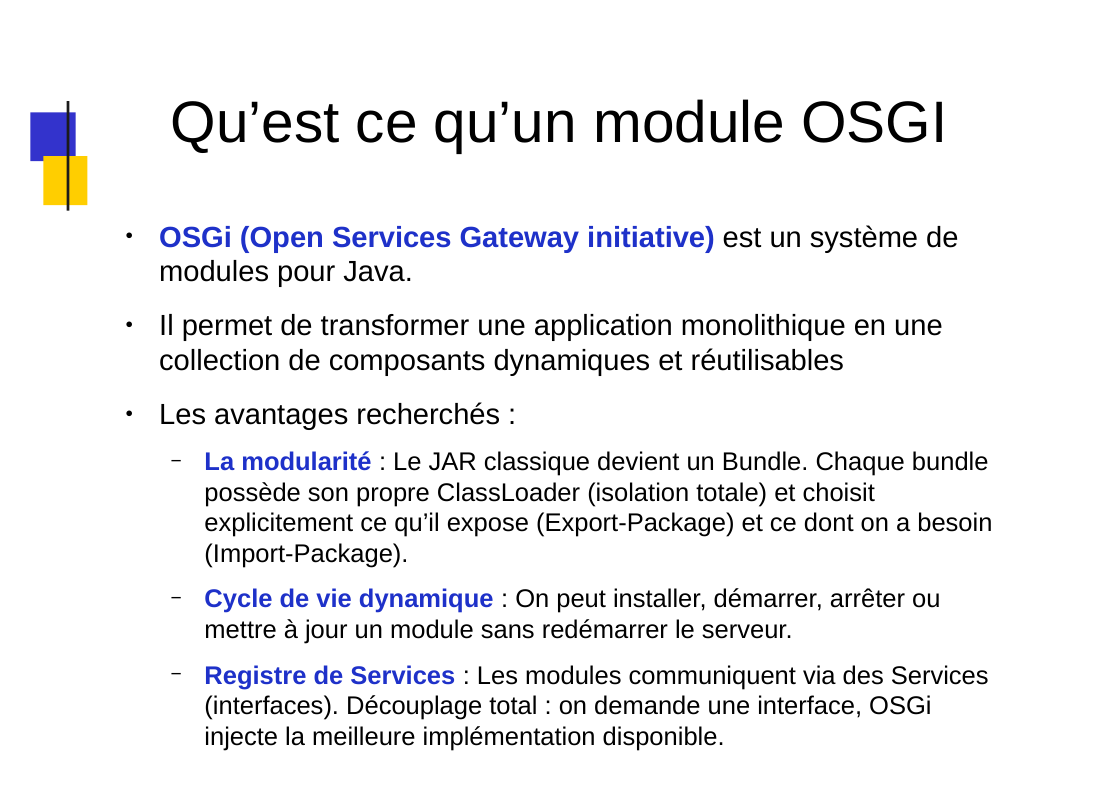
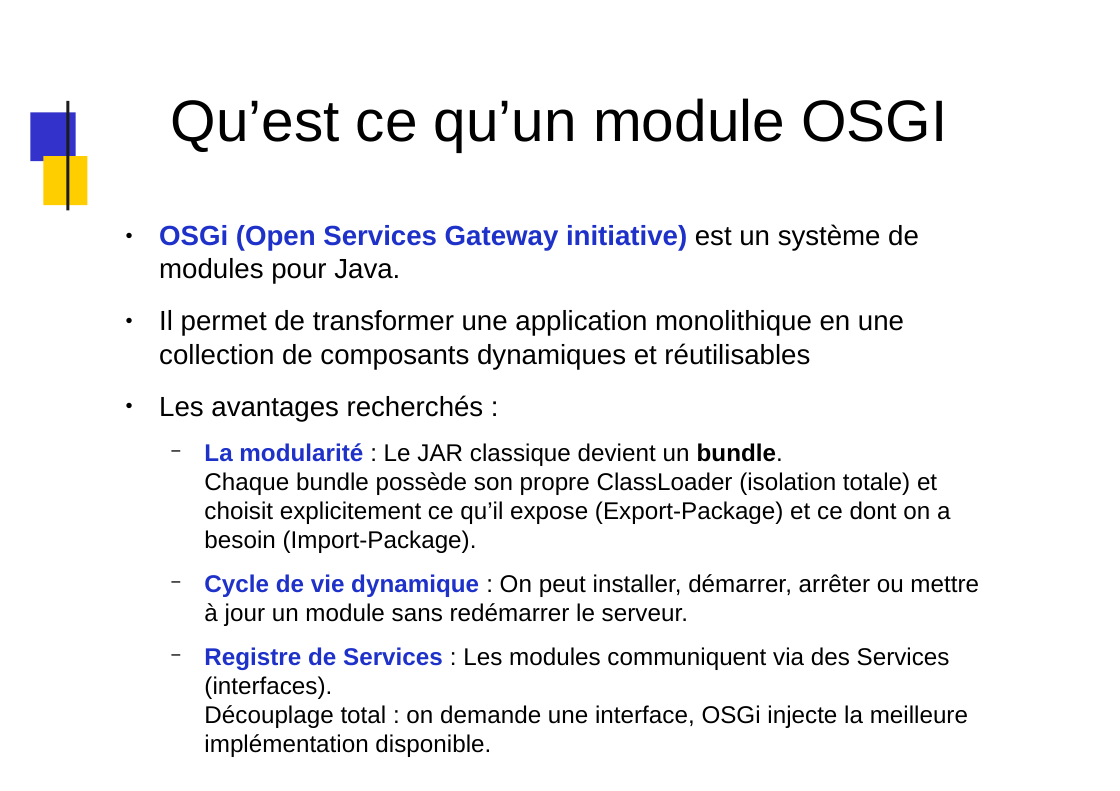
Before and after one commit to dthibau/liferay, a slide deck: slide 90 of Lrd7.pptx (slide 87 before the commit). Drawn at 1120x791 pixels with LibreOffice and Linux fonts; fonts in the diff are those of the drawing; background and template pictures are left out. Boxes give left, top, right and bottom in pixels: in the first picture for what was removed or moved away, otherwise in the second. Text is boxed around its words. In the diff, an @@ line names an element or a change of style, - is before the commit and + after.

```diff
--- a/Lrd7.pptx
+++ b/Lrd7.pptx
@@ text at (x1=159, y1=224, x2=979, y2=757): size 21.9 to 20.8 pt in "OSGi (Open Services Gateway initiative) est un ...", "Il permet de transformer une application monolithique ...", "Les avantages recherchés :"; size 19.1 to 18.2 pt in "Cycle de vie dynamique : On peut ...", "Registre de Services : Les modules communiquent ..." @@
@@ text at (x1=204, y1=443, x2=950, y2=553): text changed; size 19.1 to 18.2 pt @@
-  − La modularité : Le JAR classique devient un Bundle. Chaque bundle possède son propre ClassLoader (isolation totale) et choisit explicitement ce qu’il expose (Export-Package) et ce dont on a besoin (Import-Package).
+  − La modularité : Le JAR classique devient un bundle.
+    Chaque bundle possède son propre ClassLoader (isolation totale) et choisit explicitement ce qu’il expose (Export-Package) et ce dont on a besoin (Import-Package).
```
Also in this commit, not shown: 61 other slides changed, 31 slides added, 12 slides removed, 5 other files.
